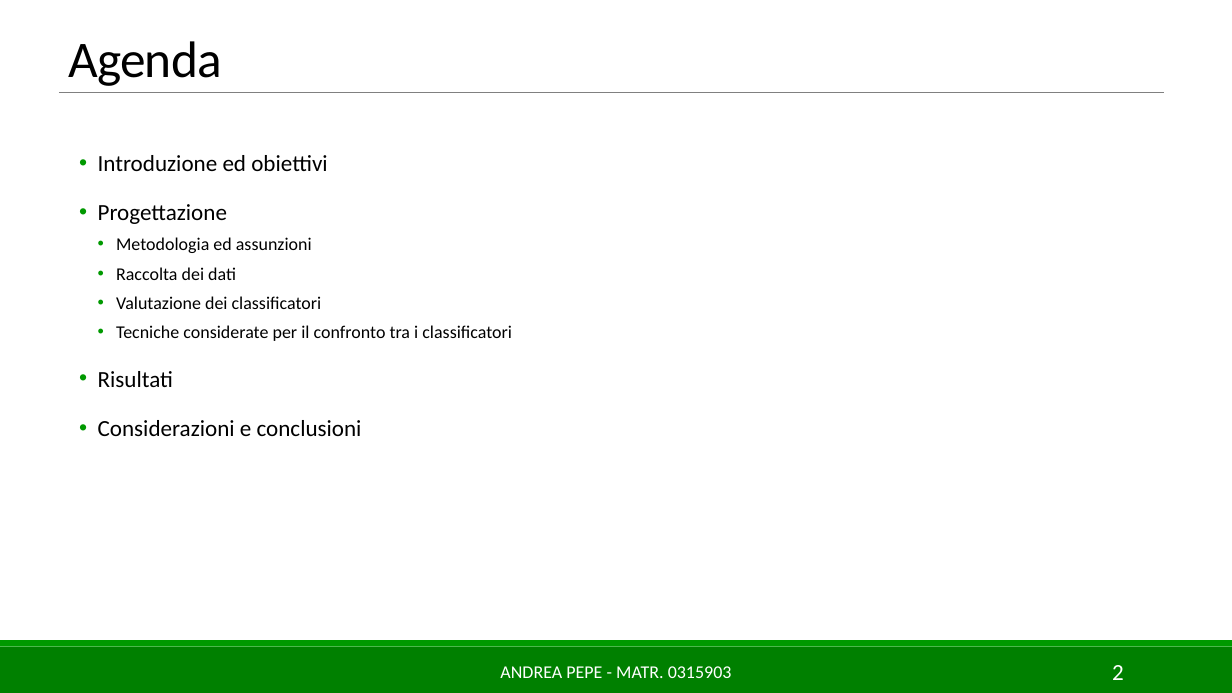
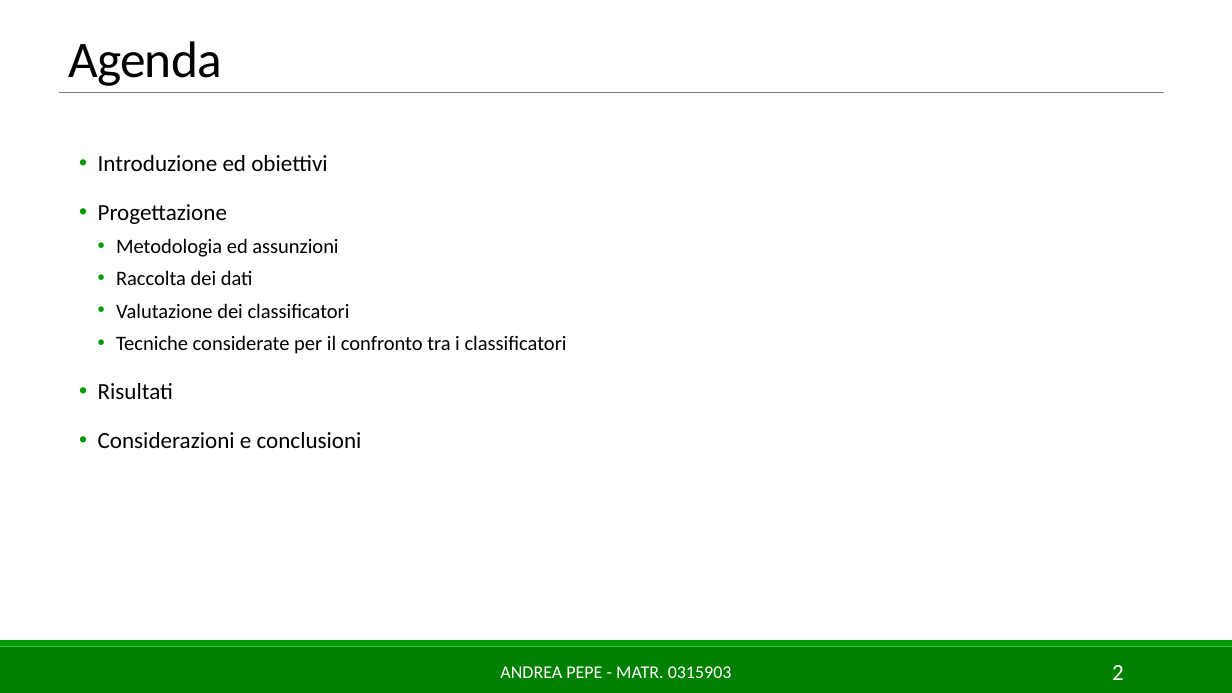
Before and after one commit to AndreaPepe/ISW2_Deliverables, a slide deck: slide 2 of ML/Slides/MLforSE_AndreaPepe_0315903.pptx. Drawn at 1232x693 pixels with LibreOffice and Linux fonts; fonts in the diff are those of the drawing. Boxes give left, top, right and bottom in pixels: in the first picture for what was removed or moved away, otherwise in the second. Text is boxed around its words. In the diff, an @@ line names an element or a change of style, - is before the commit and + after.

```diff
--- a/ML/Slides/MLforSE_AndreaPepe_0315903.pptx
+++ b/ML/Slides/MLforSE_AndreaPepe_0315903.pptx
@@ text at bbox=[116, 238, 567, 354]: size 14 to 16 pt in "Metodologia ed assunzioni", "Raccolta dei dati", "Valutazione dei classificatori", "Tecniche considerate per il confronto tra i ..." @@
```
Also in this commit, not shown: 10 other slides changed, 4 other files.
